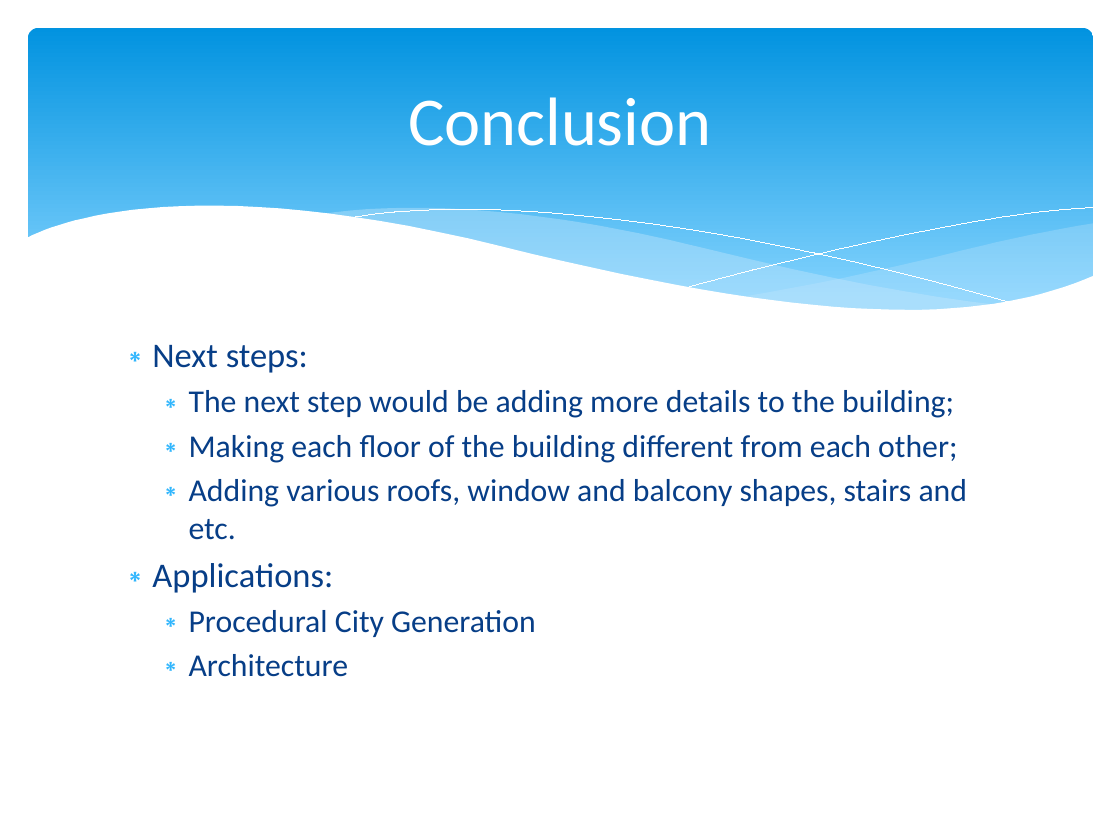
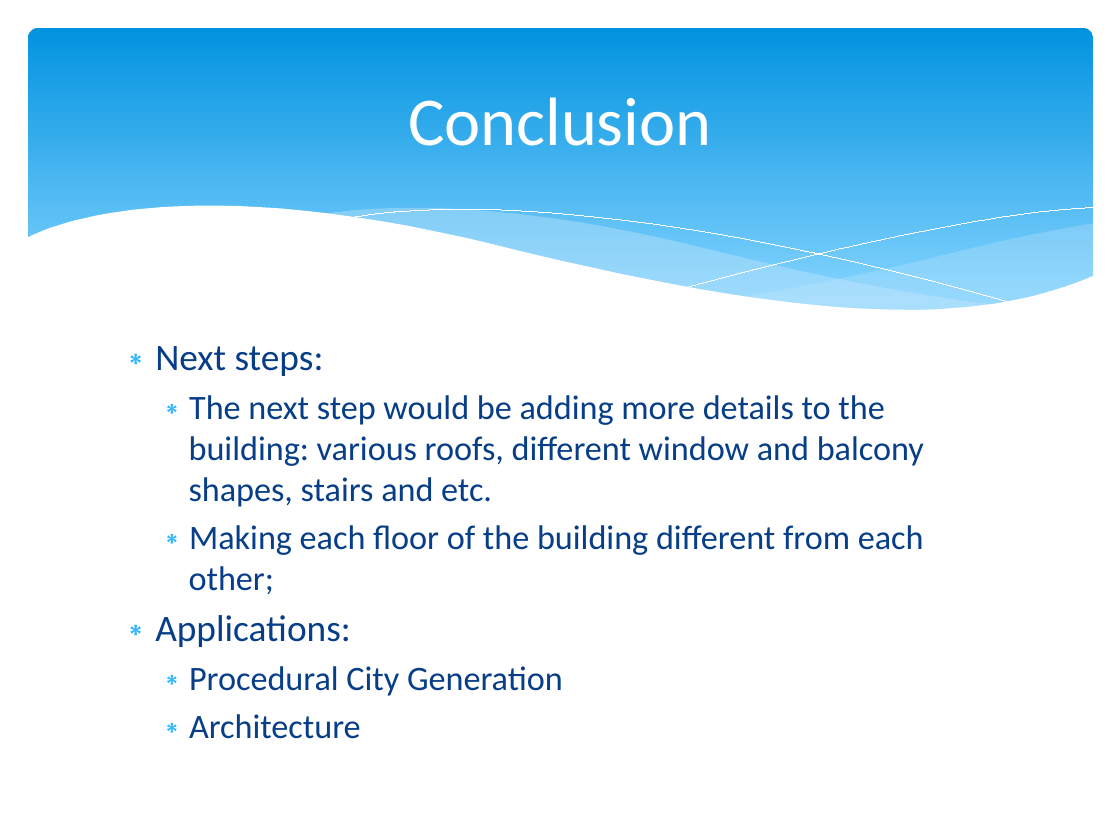
Before and after one commit to M-Berkaliyeva/L-System_Buildings, a slide deck: slide 9 of MSc CGE – MathsGfx1 – Coursework2.pptx. Drawn at 1120x840 pixels with LibreOffice and Linux fonts; fonts in the diff are those of the drawing. Boxes give left, top, right and bottom in pixels: in the first picture for what was removed or moved away, otherwise in the second. Text is boxed around its words. In the diff, an @@ line names an element or a change of style, - is before the commit and + after.

```diff
--- a/MSc CGE – MathsGfx1 – Coursework2.pptx
+++ b/MSc CGE – MathsGfx1 – Coursework2.pptx
@@ text at <box>155,346,924,739</box>: size 22.2 to 24 pt in "Next steps:", "Applications:"; size 20.4 to 22 pt in "Making each floor of the building different ...", "Procedural City Generation", "Architecture" @@
@@ text at <box>189,395,924,507</box>: text changed; size 20.4 to 22 pt @@
-  ∗ The next step would be adding more details to the building;
+  ∗ The next step would be adding more details to the building: various roofs, different window and balcony shapes, stairs and etc.
@@ text at <box>189,479,968,540</box>: paragraph removed @@
-  ∗ Adding various roofs, window and balcony shapes, stairs and etc.
```
Also in this commit, not shown: 3 other slides changed, 2 other files.
